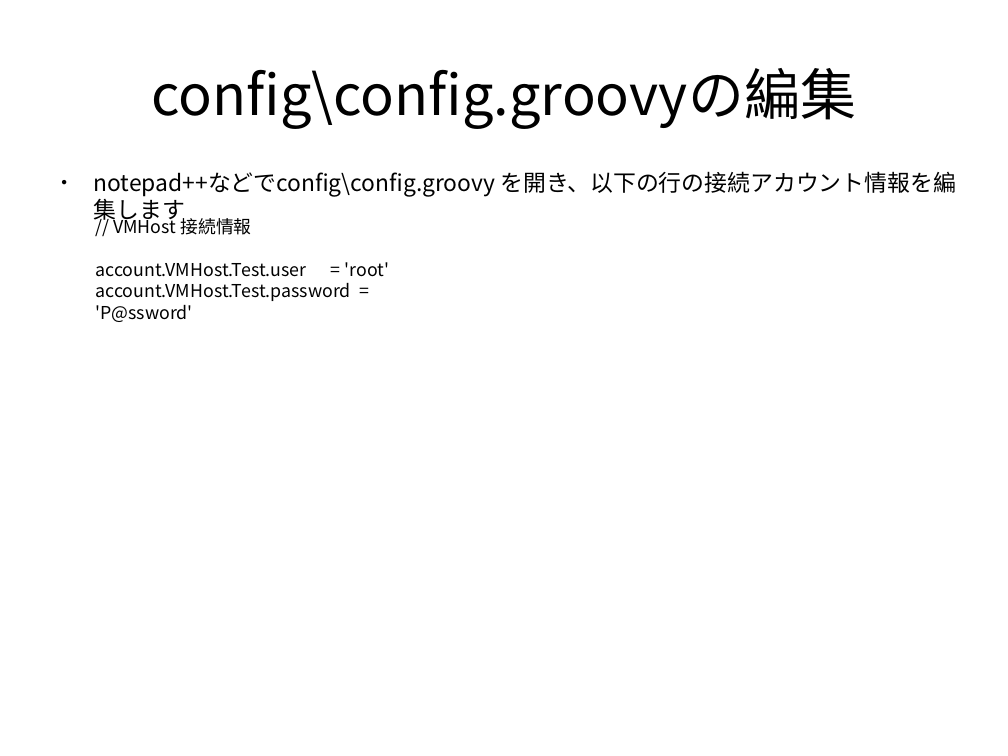
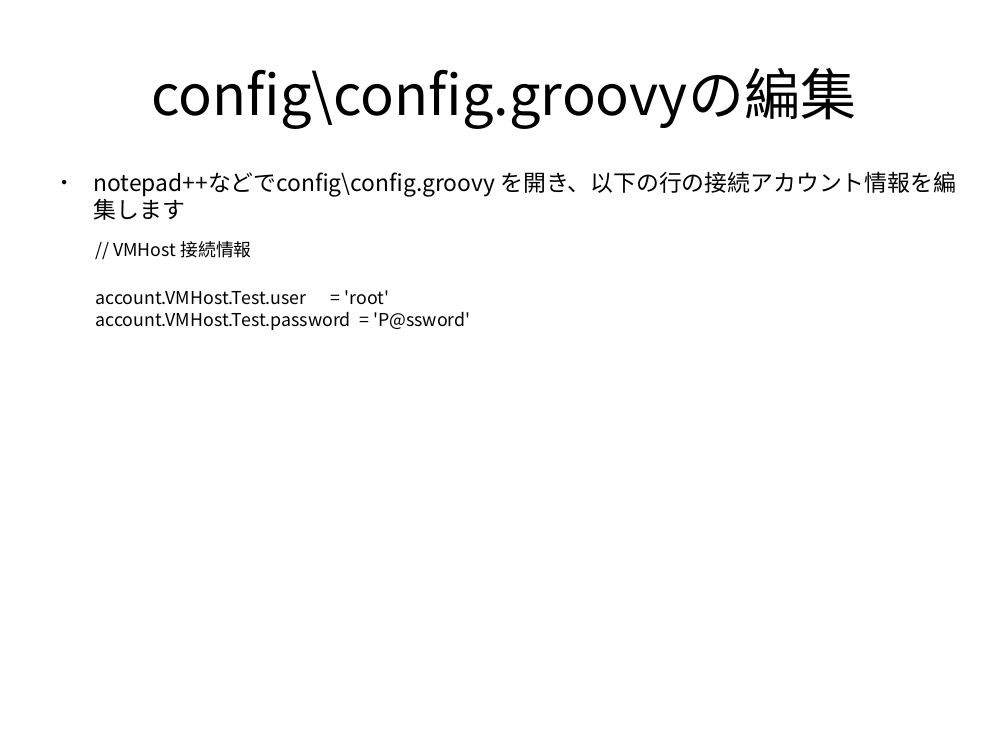
Before and after one commit to frsw3nr/gradle-server-acceptance, a slide deck: slide 37 of docs/jp/tutorial_test_pc.pptx. Drawn at 1008x756 pixels with LibreOffice and Linux fonts; fonts in the diff are those of the drawing. Boxes give left, top, right and bottom in pixels: in the first picture for what was removed or moved away, otherwise in the second. Text is boxed around its words. In the diff, an @@ line names an element or a change of style, - is before the commit and + after.

```diff
--- a/docs/jp/tutorial_test_pc.pptx
+++ b/docs/jp/tutorial_test_pc.pptx
@@ text "// VMHost 接続情報" rewrapped from box(95, 215, 390, 322) to box(95, 241, 471, 330) @@
```
Also in this commit, not shown: 16 other slides changed, 8 slides added, 10 other files.
